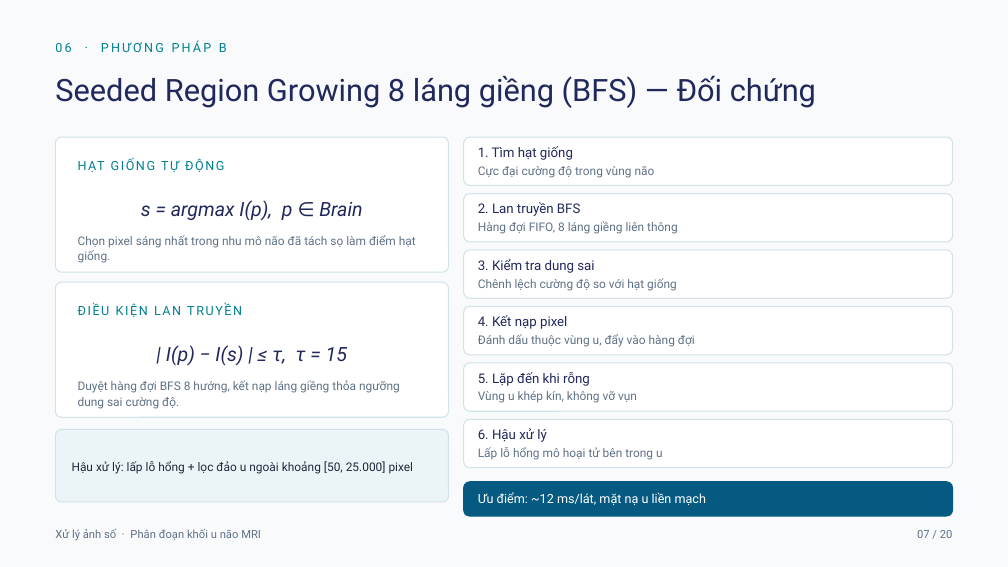
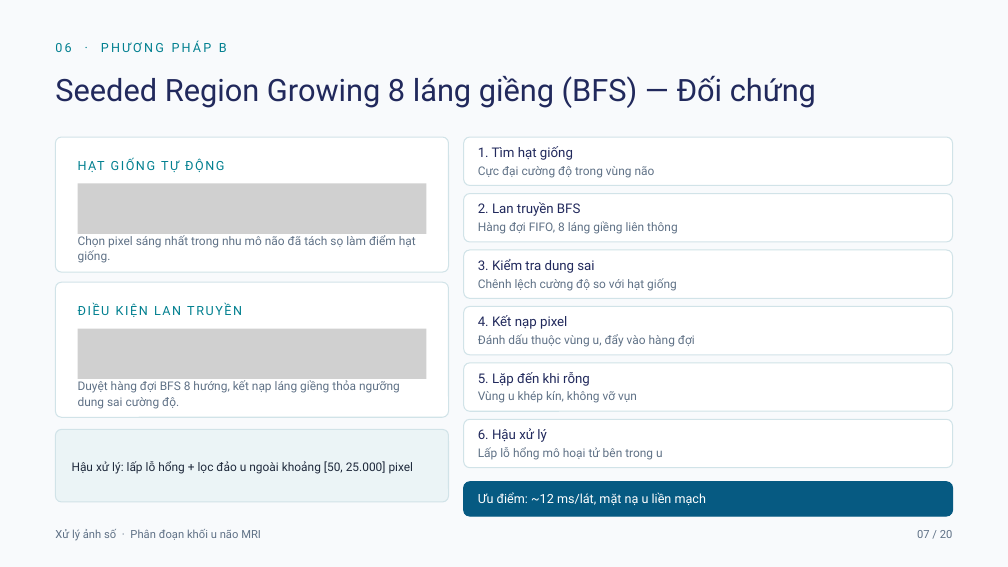
Before and after one commit to mtzwyu/brain-tumor-mri-segmentation, a slide deck: slide 7 of reports/SLIDE_THUYET_TRINH_XLAS.pptx. Drawn at 1008x567 pixels with LibreOffice and Linux fonts; fonts in the diff are those of the drawing; grey boxes stand for pictures. Boxes give left, top, right and bottom in pixels: in the first picture for what was removed or moved away, otherwise in the second. Text is boxed around its words. In the diff, an @@ line names an element or a change of style, - is before the commit and + after.

```diff
--- a/reports/SLIDE_THUYET_TRINH_XLAS.pptx
+++ b/reports/SLIDE_THUYET_TRINH_XLAS.pptx
@@ picture added at [78,183,426,234] @@
@@ text removed at [141,200,362,221] @@
-s = argmax I(p), p ∈ Brain
@@ picture added at [78,329,426,379] @@
@@ text removed at [166,345,347,366] @@
-| I(p) − I(s) | ≤ τ, τ = 15
```
Also in this commit, not shown: 14 other slides changed, 2 other files.
